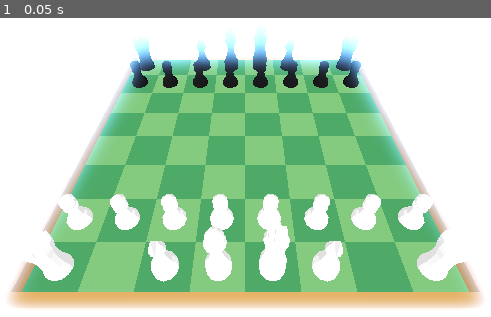
Above: before the commit, frame 1.
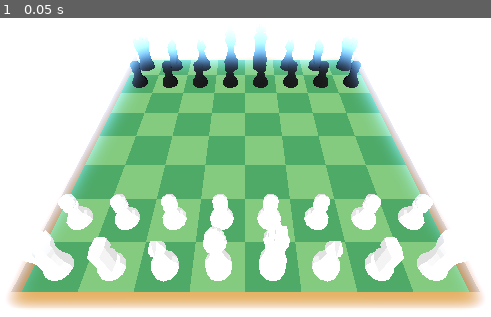
Above: after the commit, the same moment.

Repository: rickyguerin/Fairway-Chess-Jam-Submission
Game: Godot game, scene res://scenes/game.tscn
Same seed, same stepped clock (60 frames per second), same inputs: the game is played once before the commit and once after it.
Inputs:
- Up to frame 1 (0.05 s): no input

The runs differ from the first frame. In frame 1, 1.9% of the frame differs, in the area x 17-83%, y 8-88%.

Commit message:
Add knights

Diff:
--- a/godot/scenes/game.tscn
+++ b/godot/scenes/game.tscn
@@ -11,7 +11,9 @@
 [ext_resource type="PackedScene" uid="uid://1d0c7cd2ktqb" path="res://scenes/pieces/white/WhiteQueen.tscn" id="6_xeppu"]
 [ext_resource type="PackedScene" uid="uid://bjwril5nfffns" path="res://scenes/pieces/white/WhiteKing.tscn" id="7_y0pwt"]
 [ext_resource type="PackedScene" uid="uid://c11utxv57yxi4" path="res://scenes/pieces/black/BlackBishop.tscn" id="8_dwah1"]
+[ext_resource type="PackedScene" uid="uid://cjfgc8v7obay7" path="res://scenes/pieces/white/WhiteKnight.tscn" id="8_ouyaw"]
 [ext_resource type="PackedScene" uid="uid://3vvuqv1g0l0x" path="res://scenes/pieces/black/BlackQueen.tscn" id="10_xf7dy"]
+[ext_resource type="PackedScene" uid="uid://2nqfd11owwp1" path="res://scenes/pieces/black/BlackKnight.tscn" id="11_wxxrq"]
 [ext_resource type="PackedScene" uid="uid://dd5q620sr0kfv" path="res://scenes/pieces/black/BlackKing.tscn" id="12_ci14r"]
 
 [sub_resource type="Environment" id="Environment_8k3b6"]
@@ -66,6 +68,12 @@
 [node name="Rook 2" parent="White Pieces" instance=ExtResource("4_wkxt7")]
 transform = Transform3D(1, 0, 0, 0, 1, 0, 0, 0, 1, 7, 0, 7)
 
+[node name="Knight 1" parent="White Pieces" instance=ExtResource("8_ouyaw")]
+transform = Transform3D(1, 0, 0, 0, 1, 0, 0, 0, 1, -5, 0, 7)
+
+[node name="Knight 2" parent="White Pieces" instance=ExtResource("8_ouyaw")]
+transform = Transform3D(1, 0, 0, 0, 1, 0, 0, 0, 1, 5, 0, 7)
+
 [node name="Bishop 1" parent="White Pieces" instance=ExtResource("5_piiwh")]
 transform = Transform3D(1, 0, 0, 0, 1, 0, 0, 0, 1, -3, 0, 7)
 
@@ -81,45 +89,51 @@
 [node name="Black Pieces" type="Node" parent="."]
 
 [node name="Pawn 1" parent="Black Pieces" instance=ExtResource("4_ne6np")]
-transform = Transform3D(1, 0, 0, 0, 1, 0, 0, 0, 1, -7, 0, -5)
+transform = Transform3D(-1, 0, -8.74228e-08, 0, 1, 0, 8.74228e-08, 0, -1, -7, 0, -5)
 
 [node name="Pawn 2" parent="Black Pieces" instance=ExtResource("4_ne6np")]
-transform = Transform3D(1, 0, 0, 0, 1, 0, 0, 0, 1, -5, 0, -5)
+transform = Transform3D(-1, 0, -8.74228e-08, 0, 1, 0, 8.74228e-08, 0, -1, -5, 0, -5)
 
 [node name="Pawn 3" parent="Black Pieces" instance=ExtResource("4_ne6np")]
-transform = Transform3D(1, 0, 0, 0, 1, 0, 0, 0, 1, -3, 0, -5)
+transform = Transform3D(-1, 0, -8.74228e-08, 0, 1, 0, 8.74228e-08, 0, -1, -3, 0, -5)
 
 [node name="Pawn 4" parent="Black Pieces" instance=ExtResource("4_ne6np")]
-transform = Transform3D(1, 0, 0, 0, 1, 0, 0, 0, 1, -1, 0, -5)
+transform = Transform3D(-1, 0, -8.74228e-08, 0, 1, 0, 8.74228e-08, 0, -1, -1, 0, -5)
 
 [node name="Pawn 5" parent="Black Pieces" instance=ExtResource("4_ne6np")]
-transform = Transform3D(1, 0, 0, 0, 1, 0, 0, 0, 1, 1, 0, -5)
+transform = Transform3D(-1, 0, -8.74228e-08, 0, 1, 0, 8.74228e-08, 0, -1, 1, 0, -5)
 
 [node name="Pawn 6" parent="Black Pieces" instance=ExtResource("4_ne6np")]
-transform = Transform3D(1, 0, 0, 0, 1, 0, 0, 0, 1, 3, 0, -5)
+transform = Transform3D(-1, 0, -8.74228e-08, 0, 1, 0, 8.74228e-08, 0, -1, 3, 0, -5)
 
 [node name="Pawn 7" parent="Black Pieces" instance=ExtResource("4_ne6np")]
-transform = Transform3D(1, 0, 0, 0, 1, 0, 0, 0, 1, 5, 0, -5)
+transform = Transform3D(-1, 0, -8.74228e-08, 0, 1, 0, 8.74228e-08, 0, -1, 5, 0, -5)
 
 [node name="Pawn 8" parent="Black Pieces" instance=ExtResource("4_ne6np")]
-transform = Transform3D(1, 0, 0, 0, 1, 0, 0, 0, 1, 7, 0, -5)
+transform = Transform3D(-1, 0, -8.74228e-08, 0, 1, 0, 8.74228e-08, 0, -1, 7, 0, -5)
 
 [node name="Rook 1" parent="Black Pieces" instance=ExtResource("6_7xk31")]
-transform = Transform3D(1, 0, 0, 0, 1, 0, 0, 0, 1, -7, 0, -7)
+transform = Transform3D(-1, 0, -8.74228e-08, 0, 1, 0, 8.74228e-08, 0, -1, -7, 0, -7)
 
 [node name="Rook 2" parent="Black Pieces" instance=ExtResource("6_7xk31")]
-transform = Transform3D(1, 0, 0, 0, 1, 0, 0, 0, 1, 7, 0, -7)
+transform = Transform3D(-1, 0, -8.74228e-08, 0, 1, 0, 8.74228e-08, 0, -1, 7, 0, -7)
+
+[node name="Knight 1" parent="Black Pieces" instance=ExtResource("11_wxxrq")]
+transform = Transform3D(-1, 0, -8.74228e-08, 0, 1, 0, 8.74228e-08, 0, -1, -5, 0, -7)
+
+[node name="Knight 2" parent="Black Pieces" instance=ExtResource("11_wxxrq")]
+transform = Transform3D(-1, 0, -8.74228e-08, 0, 1, 0, 8.74228e-08, 0, -1, 5, 0, -7)
 
 [node name="Bishop 1" parent="Black Pieces" instance=ExtResource("8_dwah1")]
-transform = Transform3D(1, 0, 0, 0, 1, 0, 0, 0, 1, -3, 0, -7)
+transform = Transform3D(-1, 0, -8.74228e-08, 0, 1, 0, 8.74228e-08, 0, -1, -3, 0, -7)
 
 [node name="Bishop 2" parent="Black Pieces" instance=ExtResource("8_dwah1")]
-transform = Transform3D(1, 0, 0, 0, 1, 0, 0, 0, 1, 3, 0, -7)
+transform = Transform3D(-1, 0, -8.74228e-08, 0, 1, 0, 8.74228e-08, 0, -1, 3, 0, -7)
 
 [node name="Queen" parent="Black Pieces" instance=ExtResource("10_xf7dy")]
-transform = Transform3D(1, 0, 0, 0, 1, 0, 0, 0, 1, -1, 0, -7)
+transform = Transform3D(-1, 0, -8.74228e-08, 0, 1, 0, 8.74228e-08, 0, -1, -1, 0, -7)
 
 [node name="King" parent="Black Pieces" instance=ExtResource("12_ci14r")]
-transform = Transform3D(1, 0, 0, 0, 1, 0, 0, 0, 1, 1, 0, -7)
+transform = Transform3D(-1, 0, -8.74228e-08, 0, 1, 0, 8.74228e-08, 0, -1, 1, 0, -7)
 
 [node name="OrbitCamera" parent="." instance=ExtResource("4_qw6ff")]
--- /dev/null
+++ b/godot/scenes/pieces/black/BlackKnight.tscn
@@ -0,0 +1,17 @@
+[gd_scene load_steps=4 format=3 uid="uid://2nqfd11owwp1"]
+
+[ext_resource type="PackedScene" uid="uid://b24ani7d2u0uy" path="res://assets/models/pieces/Knight.glb" id="1_0jkhw"]
+[ext_resource type="Material" uid="uid://ckg2kwwrp1ev" path="res://assets/materials/Black.tres" id="2_3ld1i"]
+
+[sub_resource type="ConvexPolygonShape3D" id="ConvexPolygonShape3D_l2t4l"]
+points = PackedVector3Array(-0.5, 0, 0, -0.433046, 0, -0.25, -0.433046, 0, 0.25, -0.5, 0.249987, 0, -0.433046, 0.249987, -0.25, -0.250098, 0, -0.433046, -0.25, 0, 0.432948, -0.433046, 0.249987, 0.25, -0.200078, 1.71248, 0.346319, -0.250098, 1.71248, 0, -0.200078, 1.71248, -0.346417, -0.250098, 0.249987, -0.433046, -9.78708e-05, 0, -0.5, 0, 0, 0.5, -0.25, 0.249987, 0.432948, -9.78708e-05, 1.71248, 0.399961, 0, 2.0125, 0.346319, -9.78708e-05, 2.0125, 0, -9.78708e-05, 1.71248, -0.400059, -9.78708e-05, 0.249987, -0.5, 0.249902, 0, -0.433046, 0.25, 0, 0.432948, 0, 0.249987, 0.5, 0.19998, 1.71248, 0.346319, 0.249902, 1.71248, -9.78708e-05, 0.19998, 1.71248, -0.346417, 0.249902, 0.249987, -0.433046, 0.432948, 0, -0.250098, 0.432948, 0, 0.249902, 0.25, 0.249987, 0.432948, 0.432948, 0.249987, 0.249902, 0.5, 0.249987, -9.78708e-05, 0.432948, 0.249987, -0.250098, 0.5, 0, -9.78708e-05)
+
+[node name="Knight" instance=ExtResource("1_0jkhw")]
+lock_rotation = true
+freeze = true
+
+[node name="Mesh" parent="." index="0"]
+surface_material_override/0 = ExtResource("2_3ld1i")
+
+[node name="CollisionShape3D" type="CollisionShape3D" parent="." index="1"]
+shape = SubResource("ConvexPolygonShape3D_l2t4l")
--- /dev/null
+++ b/godot/scenes/pieces/white/WhiteKnight.tscn
@@ -0,0 +1,28 @@
+[gd_scene load_steps=6 format=3 uid="uid://cjfgc8v7obay7"]
+
+[ext_resource type="PackedScene" uid="uid://b24ani7d2u0uy" path="res://assets/models/pieces/Knight.glb" id="1_qvwv5"]
+[ext_resource type="Script" path="res://scripts/PlayerPiece.gd" id="2_dtsba"]
+[ext_resource type="Material" uid="uid://b8w3ll74nwjm5" path="res://assets/materials/White.tres" id="2_kf7ml"]
+[ext_resource type="PackedScene" uid="uid://d17ovg3me6v5e" path="res://scenes/pieces/Arrow.tscn" id="3_a0hh4"]
+
+[sub_resource type="ConvexPolygonShape3D" id="ConvexPolygonShape3D_c8sd0"]
+points = PackedVector3Array(-0.5, 0, 0, -0.433046, 0, -0.25, -0.433046, 0, 0.25, -0.5, 0.249987, 0, -0.433046, 0.249987, -0.25, -0.250098, 0, -0.433046, -0.25, 0, 0.432948, -0.433046, 0.249987, 0.25, -0.200078, 1.71248, 0.346319, -0.250098, 1.71248, 0, -0.200078, 1.71248, -0.346417, -0.250098, 0.249987, -0.433046, -9.78708e-05, 0, -0.5, 0, 0, 0.5, -0.25, 0.249987, 0.432948, -9.78708e-05, 1.71248, 0.399961, 0, 2.0125, 0.346319, -9.78708e-05, 2.0125, 0, -9.78708e-05, 1.71248, -0.400059, -9.78708e-05, 0.249987, -0.5, 0.249902, 0, -0.433046, 0.25, 0, 0.432948, 0, 0.249987, 0.5, 0.19998, 1.71248, 0.346319, 0.249902, 1.71248, -9.78708e-05, 0.19998, 1.71248, -0.346417, 0.249902, 0.249987, -0.433046, 0.432948, 0, -0.250098, 0.432948, 0, 0.249902, 0.25, 0.249987, 0.432948, 0.432948, 0.249987, 0.249902, 0.5, 0.249987, -9.78708e-05, 0.432948, 0.249987, -0.250098, 0.5, 0, -9.78708e-05)
+
+[node name="Knight" instance=ExtResource("1_qvwv5")]
+collision_layer = 3
+collision_mask = 3
+max_contacts_reported = 1
+contact_monitor = true
+lock_rotation = true
+freeze = true
+script = ExtResource("2_dtsba")
+
+[node name="Mesh" parent="." index="0"]
+surface_material_override/0 = ExtResource("2_kf7ml")
+
+[node name="Collision" type="CollisionShape3D" parent="." index="1"]
+shape = SubResource("ConvexPolygonShape3D_c8sd0")
+
+[node name="Arrow" parent="." index="2" instance=ExtResource("3_a0hh4")]
+transform = Transform3D(1, 0, 0, 0, 1, 0, 0, 0, 1, 0, 1, -1)
+visible = false
Binary file added: godot/assets/models/pieces/Knight.glb
Not shown, added: godot/assets/models/pieces/Knight.glb.import
Not shown: 1 places in godot/scenes/game.tscn that only renumber resources
